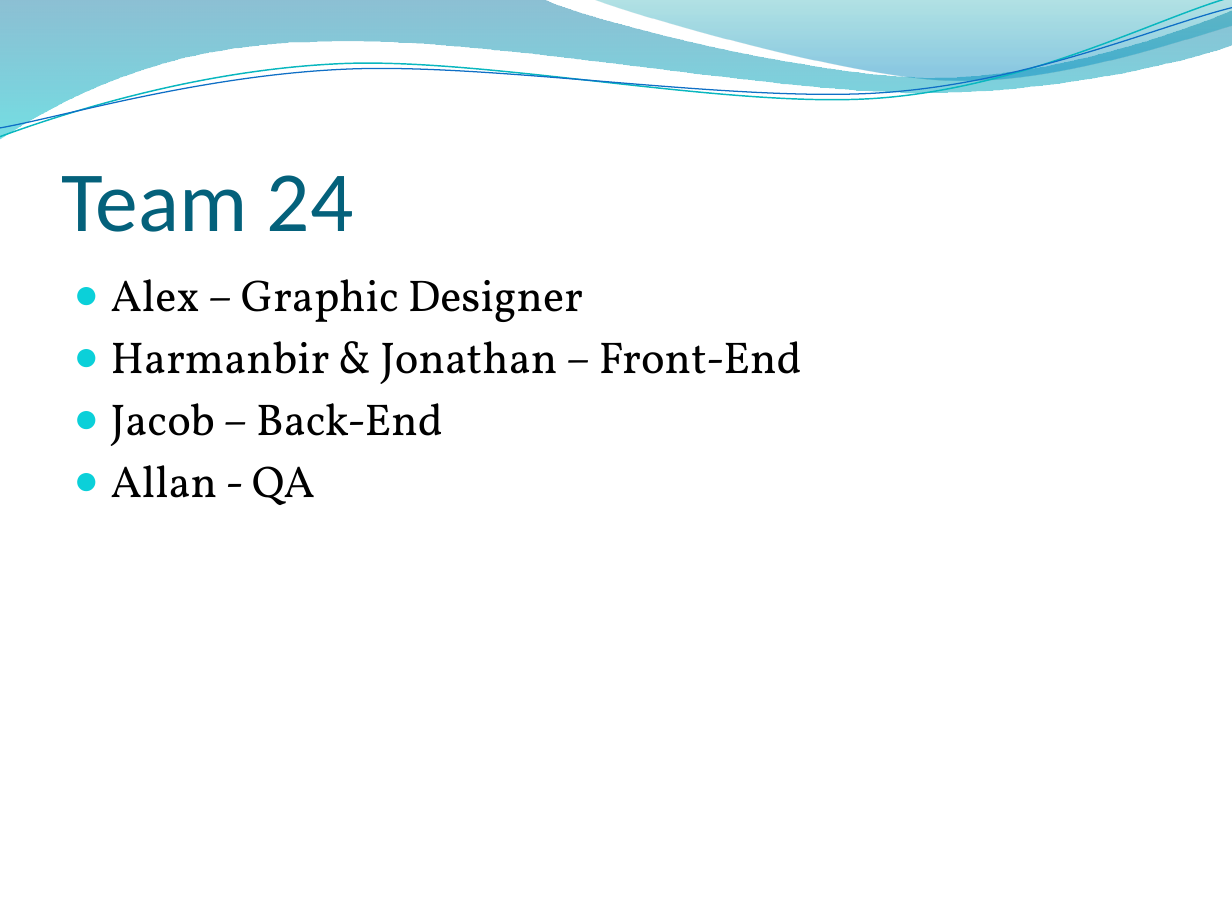
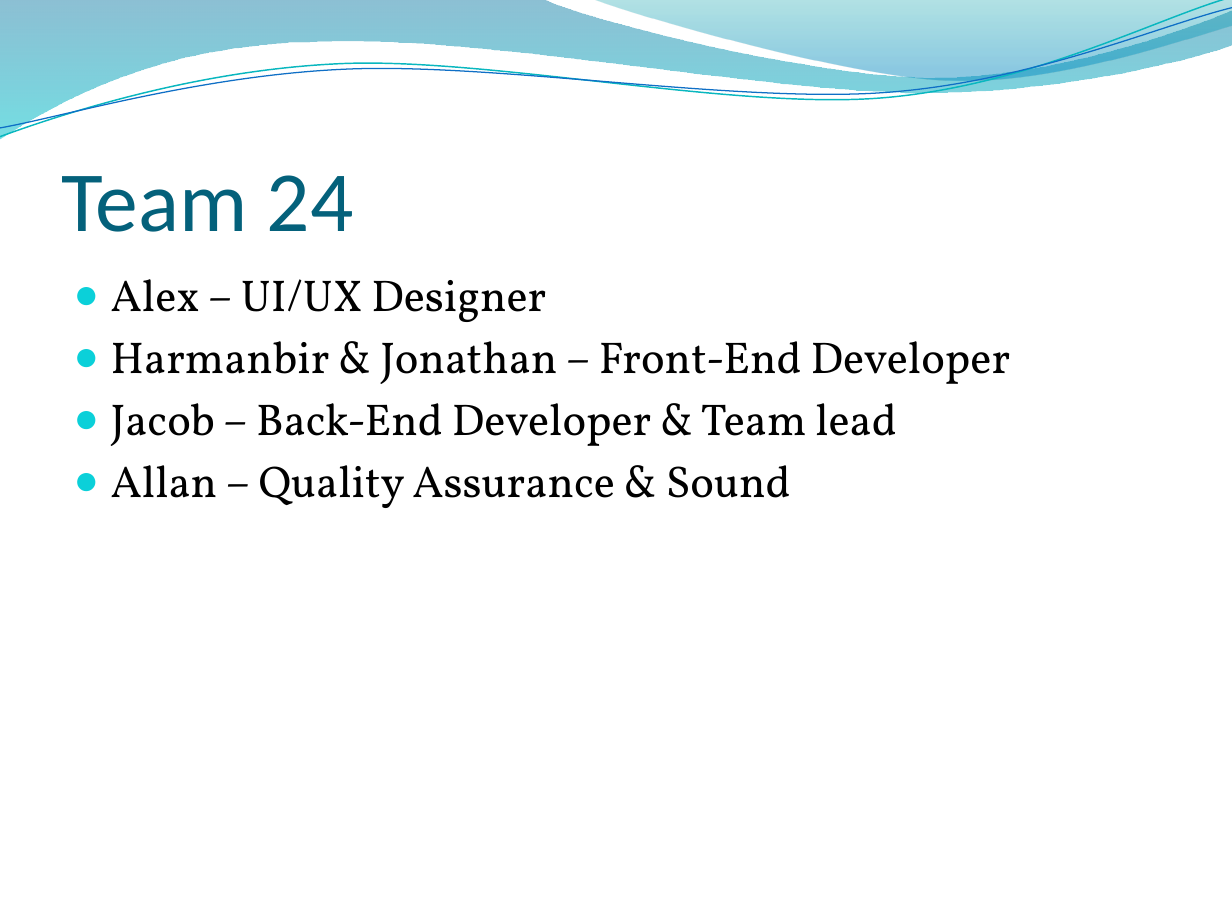
Before and after one commit to HarmanbirD/WaterQwiz, a slide deck: slide 3 of Wasted Water Quiz.pptx. Drawn at 1232x924 pixels with LibreOffice and Linux fonts; fonts in the diff are those of the drawing; background and template pictures are left out. Boxes give left, top, right and bottom in pixels: in the first picture for what was removed or moved away, otherwise in the second. Text is boxed around its words. In the diff, an @@ line names an element or a change of style, - is before the commit and + after.

```diff
--- a/Wasted Water Quiz.pptx
+++ b/Wasted Water Quiz.pptx
@@ text at bbox=[111, 279, 1011, 508]: text changed @@
-● Alex – Graphic Designer
-● Harmanbir & Jonathan – Front-End
-● Jacob – Back-End
-● Allan - QA
+● Alex – UI/UX Designer
+● Harmanbir & Jonathan – Front-End Developer
+● Jacob – Back-End Developer & Team lead
+● Allan – Quality Assurance & Sound
```
Also in this commit, not shown: 6 other slides changed, 2 slides added, 3 slides removed, 2 other files.
